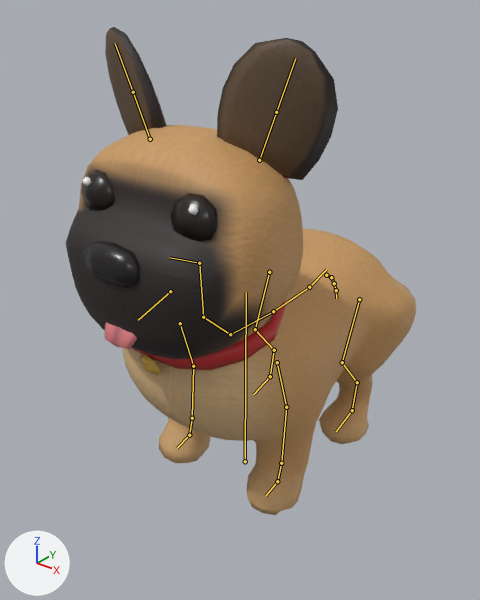
Before and after pictures for a commit that changed the glTF model art-source/blender/dogs/french-bulldog/motion/exports/dog_frenchie_anim.gltf.
The view is the same before and after, from a 50 mm camera at (0.921, -1.175, 1.229) aimed at (-0.004, -0.019, 0.512). Every picture has the same lights, and +X, +Y and +Z are marked at lower left. The first picture is the older version. The bones that bend it are drawn over the model as lines.

Names of what the first picture shows: 'dog_frenchie_body', 'dog_frenchie_collar', 'dog_frenchie_ear_L', 'dog_frenchie_ear_R', 'dog_frenchie_eye_L', 'dog_frenchie_eye_R', 'dog_frenchie_nose', 'dog_frenchie_tongue'.
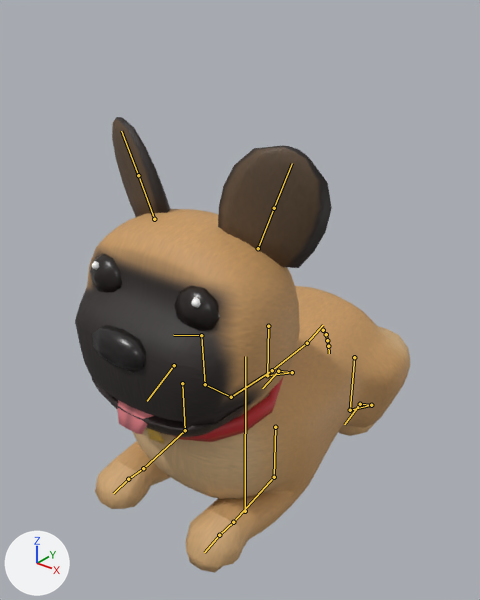
The newer file adds an action. The first version stands in its rest pose; the second is drawn at frame 75 of the action 'LieIdle'.

The edits, one by one:
Bone 'root' (bone_root) moves from (0.0, 0.0, 0.0) to (0.0, -0.184, 0.0).
Bone 'back_hip_L' (bone_back_hip_l) turns from (0, 0, 0) to (23, 0, 0) degrees about its own x, y and z.
Bone 'back_stifle_L' (bone_back_stifle_l) turns from (0, 0, 0) to (4, 0, 0) degrees about its own x, y and z.
Bone 'back_hock_L' (bone_back_hock_l) turns from (0, 0, 0) to (-137, 0, 0) degrees about its own x, y and z.
Bone 'back_foot_L' (bone_back_foot_l) turns from (0, 0, 0) to (110, 0, 0) degrees about its own x, y and z.
Bone 'back_hip_R' (bone_back_hip_r) turns from (0, 0, 0) to (23, 0, 0) degrees about its own x, y and z.
Bone 'back_stifle_R' (bone_back_stifle_r) turns from (0, 0, 0) to (4, 0, 0) degrees about its own x, y and z.
Bone 'back_hock_R' (bone_back_hock_r) turns from (0, 0, 0) to (-137, 0, 0) degrees about its own x, y and z.
Bone 'back_foot_R' (bone_back_foot_r) turns from (0, 0, 0) to (110, 0, 0) degrees about its own x, y and z.
Bone 'front_shoulder_L' (bone_front_shoulder_l) turns from (0, 0, 0) to (-17, 0, 0) degrees about its own x, y and z.
Bone 'front_elbow_L' (bone_front_elbow_l) turns from (0, 0, 0) to (-59, 0, 0) degrees about its own x, y and z.
Bone 'front_paw_L' (bone_front_paw_l) turns from (0, 0, 0) to (75, 0, 0) degrees about its own x, y and z.
Bone 'front_shoulder_R' (bone_front_shoulder_r) turns from (0, 0, 0) to (-17, 0, 0) degrees about its own x, y and z.
Bone 'front_elbow_R' (bone_front_elbow_r) turns from (0, 0, 0) to (-59, 0, 0) degrees about its own x, y and z.
Bone 'front_paw_R' (bone_front_paw_r) turns from (0, 0, 0) to (75, 0, 0) degrees about its own x, y and z.
Bone 'jaw' (bone_jaw) turns from (0, 0, 0) to (12, 0, 0) degrees about its own x, y and z.
Bone 'tail_1' (bone_tail_1) turns from (0, 0, 0) to (-18, -2, 3) degrees about its own x, y and z.
Bone 'tail_2' (bone_tail_2) turns from (0, 0, 0) to (12, -3, 2) degrees about its own x, y and z.
Bone 'tail_3' (bone_tail_3) turns from (0, 0, 0) to (6, 0, 0) degrees about its own x, y and z.

Changed parts and their boxes [x1, y1, x2, y2] in the pictures (480 x 600 px):
'dog_frenchie_body', posed (7% shorter)
    before: [66, 125, 416, 515]
    after: [75, 209, 410, 573]
'dog_frenchie_ear_L', posed (13% shorter)
    before: [217, 38, 338, 180]
    after: [218, 145, 332, 268]
'dog_frenchie_ear_R', posed (7% shorter)
    before: [105, 27, 166, 135]
    after: [112, 117, 170, 217]
'dog_frenchie_collar', posed
    before: [131, 301, 286, 375]
    after: [145, 377, 283, 444]
'dog_frenchie_nose', posed
    before: [83, 241, 140, 288]
    after: [92, 325, 146, 372]
'dog_frenchie_eye_L', posed
    before: [170, 193, 218, 241]
    after: [174, 285, 220, 331]
'dog_frenchie_eye_R', posed
    before: [81, 170, 115, 211]
    after: [90, 253, 122, 293]
'dog_frenchie_tongue', posed
    before: [105, 322, 137, 349]
    after: [117, 400, 154, 434]
bone 'root', root to tip
    before: (245, 461) to (246, 292)
    after: (245, 511) to (245, 356)
bone 'back_hip_L', root to tip
    before: (359, 299) to (342, 362)
    after: (354, 357) to (350, 410)
bone 'back_stifle_L', root to tip
    before: (342, 362) to (357, 382)
    after: (350, 410) to (371, 405)
bone 'back_hock_L', root to tip
    before: (357, 382) to (352, 410)
    after: (371, 405) to (360, 404)
bone 'back_foot_L', root to tip
    before: (352, 410) to (336, 431)
    after: (360, 404) to (344, 424)
bone 'back_hip_R', root to tip
    before: (269, 272) to (255, 329)
    after: (268, 326) to (267, 375)
bone 'back_stifle_R', root to tip
    before: (255, 329) to (274, 350)
    after: (267, 375) to (292, 372)
bone 'back_hock_R', root to tip
    before: (274, 350) to (270, 376)
    after: (292, 372) to (278, 371)
bone 'back_foot_R', root to tip
    before: (270, 376) to (253, 394)
    after: (278, 371) to (262, 388)
bone 'front_shoulder_L', root to tip
    before: (277, 362) to (286, 407)
    after: (275, 427) to (274, 477)
bone 'front_elbow_L', root to tip
    before: (286, 407) to (281, 463)
    after: (274, 477) to (233, 522)
bone 'front_paw_L', root to tip
    before: (277, 481) to (265, 496)
    after: (219, 535) to (204, 552)
bone 'front_shoulder_R', root to tip
    before: (180, 323) to (193, 366)
    after: (182, 383) to (185, 430)
bone 'front_elbow_R', root to tip
    before: (193, 366) to (192, 418)
    after: (185, 430) to (143, 468)
bone 'front_paw_R', root to tip
    before: (189, 435) to (177, 448)
    after: (128, 479) to (113, 493)
bone 'jaw', root to tip
    before: (170, 291) to (138, 320)
    after: (174, 365) to (147, 401)
bone 'tail_1', root to tip
    before: (326, 275) to (331, 277)
    after: (323, 330) to (326, 334)
bone 'tail_2', root to tip
    before: (331, 277) to (334, 283)
    after: (326, 334) to (327, 340)
bone 'tail_3', root to tip
    before: (334, 283) to (336, 290)
    after: (327, 340) to (328, 346)
